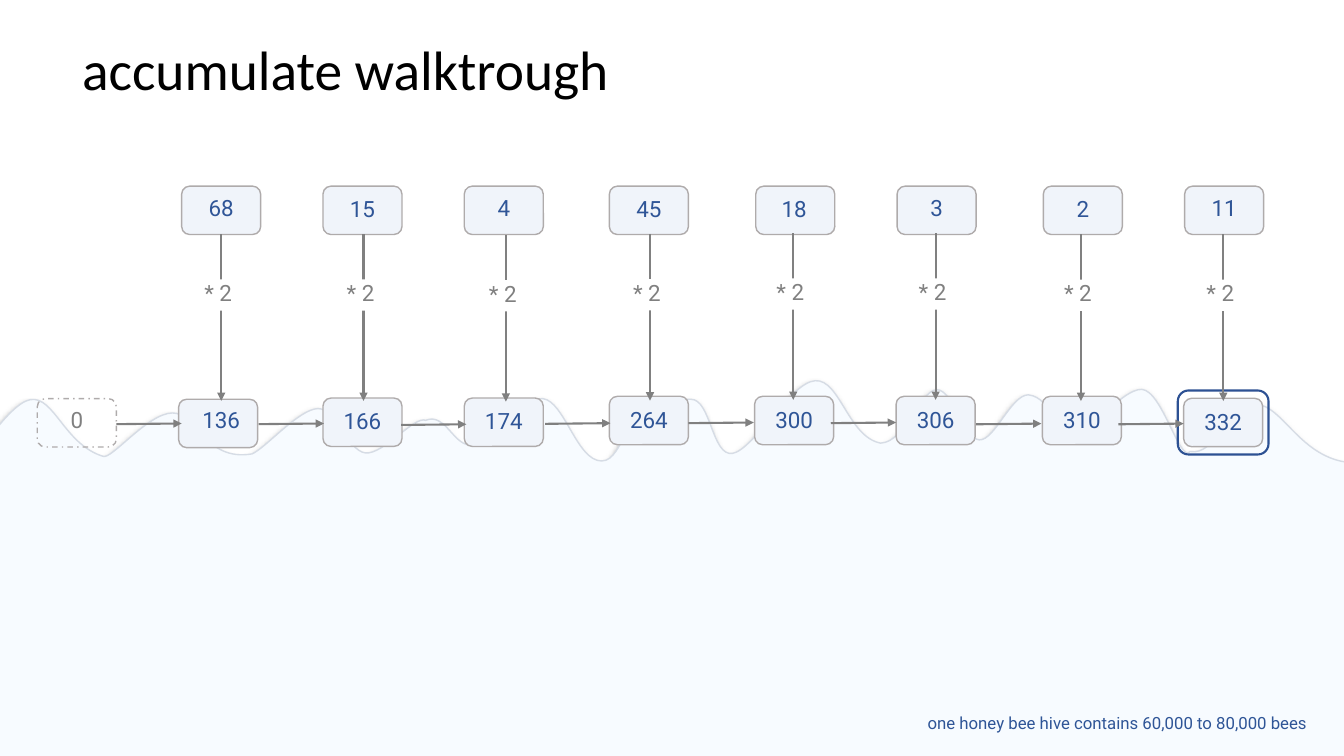
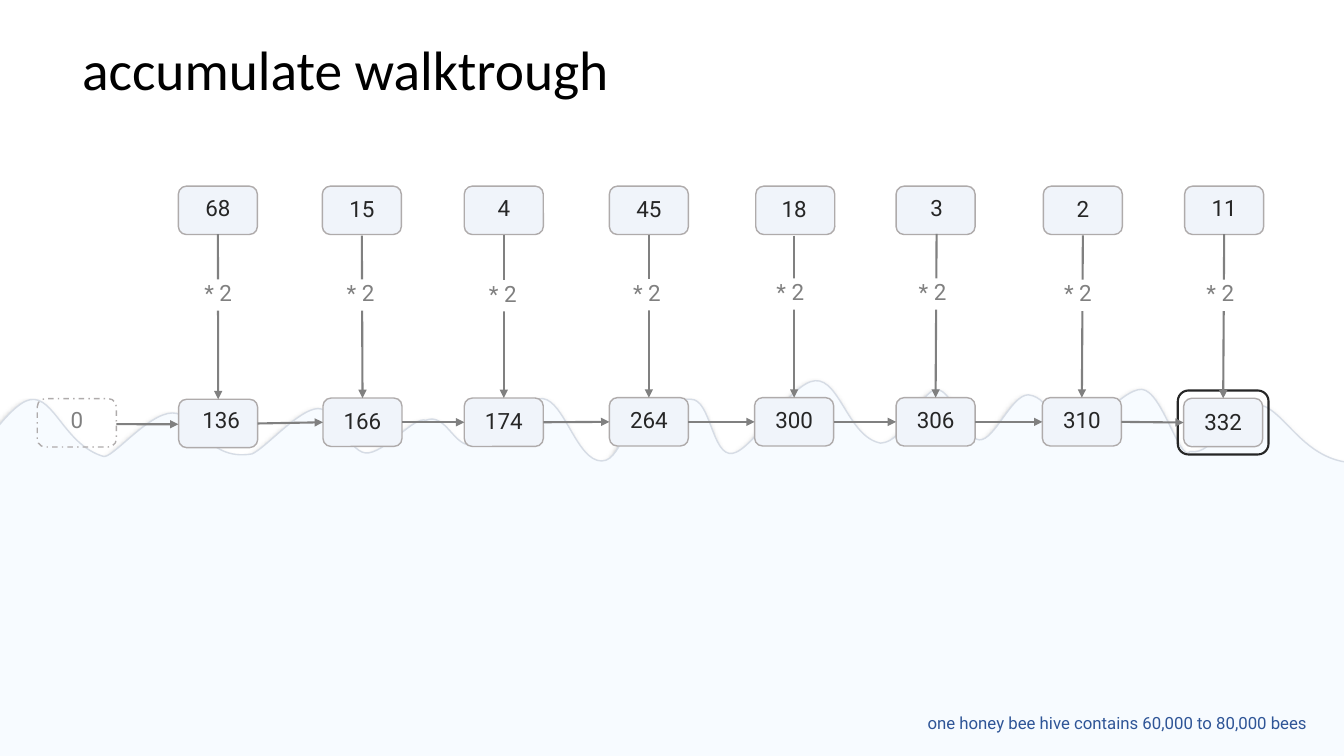
Before and after one commit to EmptySquareBubble/StoriesFromAParallelUniverse-, a slide deck: slide 10 of stories_from_a_paralel_universe.pptx. Drawn at 1344x756 pixels with LibreOffice and Linux fonts; fonts in the diff are those of the drawing. Boxes give left, top, right and bottom in pixels: in the first picture for what was removed or moved away, otherwise in the second. Text is boxed around its words. In the diff, an @@ line names an element or a change of style, - is before the commit and + after.

Commit message:
formatting

```diff
--- a/stories_from_a_paralel_universe.pptx
+++ b/stories_from_a_paralel_universe.pptx
@@ text colour #2F5597 to #262626 in 16 elements at box(349, 201, 374, 218), box(498, 200, 511, 216), box(636, 201, 661, 218), box(782, 201, 807, 218), box(930, 200, 943, 217), box(1077, 201, 1090, 217), box(1212, 200, 1237, 216), box(202, 412, 240, 429), box(344, 413, 382, 429), box(485, 413, 523, 429), box(630, 412, 668, 428), box(775, 412, 813, 429), box(917, 412, 955, 429), box(1063, 412, 1101, 429), box(1204, 414, 1242, 431), box(205, 200, 230, 216) @@
@@ arrow moved from (221, 234) - (221, 401) to (218, 234) - (218, 399) @@
@@ arrow moved from (364, 234) - (364, 401) to (362, 236) - (363, 398) @@
@@ arrow moved from (506, 235) - (506, 402) to (504, 235) - (504, 398) @@
@@ arrow moved from (793, 233) - (793, 400) to (795, 236) - (795, 398) @@
@@ rounded rectangle at box(1179, 390, 1269, 454): outline #2D5193 1.5 pt to #262626 1.5 pt @@
@@ 4 arrows: place and size @@
-4 arrows at box(116, 235, 1224, 425)
+4 arrows at box(116, 234, 1224, 424)
@@ arrow moved from (831, 423) - (896, 422) to (834, 422) - (896, 422) @@
@@ arrow moved from (1119, 424) - (1184, 423) to (1122, 422) - (1184, 422) @@
```
Also in this commit, not shown: 27 other slides changed, 1 slide added.
